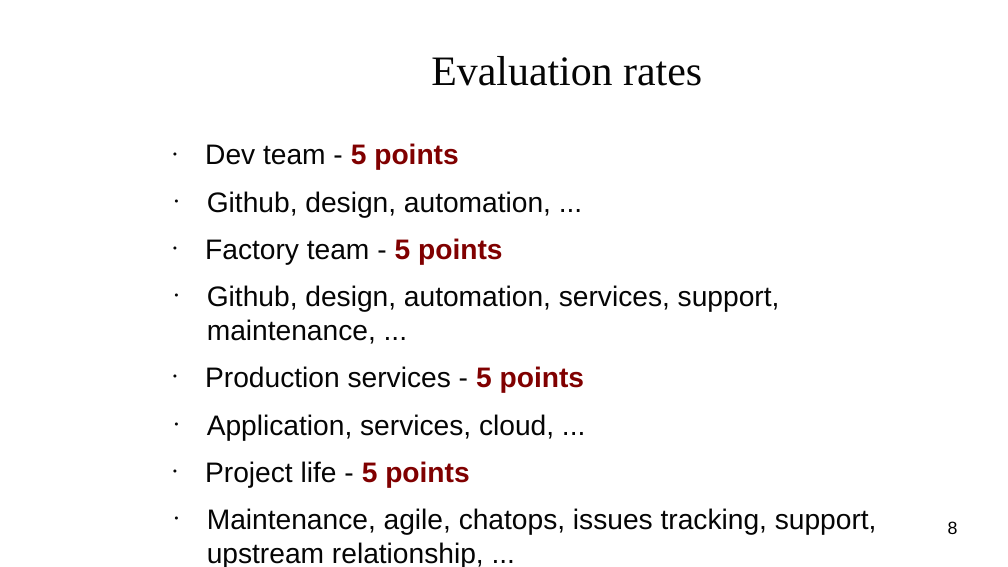
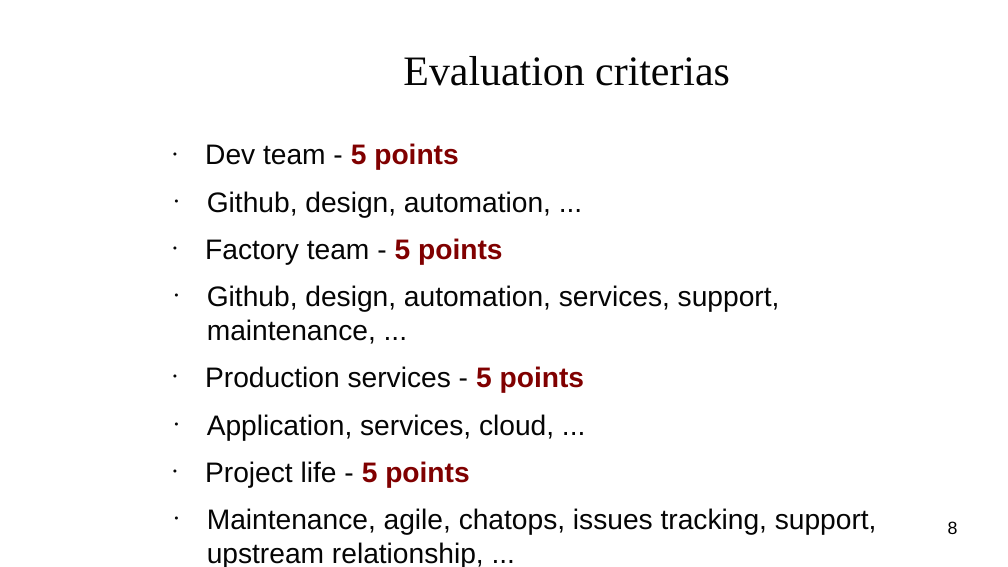
Before and after one commit to uggla/cloud_native_app, a slide deck: slide 8 of doc/DevOps-Project-2017.odp. Drawn at 1008x567 pixels with LibreOffice and Linux fonts; fonts in the diff are those of the drawing; background and template pictures are left out. Boxes give left, top, right and bottom in pixels: in the first picture for what was removed or moved away, otherwise in the second. Text is boxed around its words. In the diff, an @@ line names an element or a change of style, - is before the commit and + after.

Commit message:
Missing updates from Impress tool

```diff
--- a/doc/DevOps-Project-2017.odp
+++ b/doc/DevOps-Project-2017.odp
@@ title at (403, 56, 730, 86): text changed @@
-Evaluation rates
+Evaluation criterias
```
